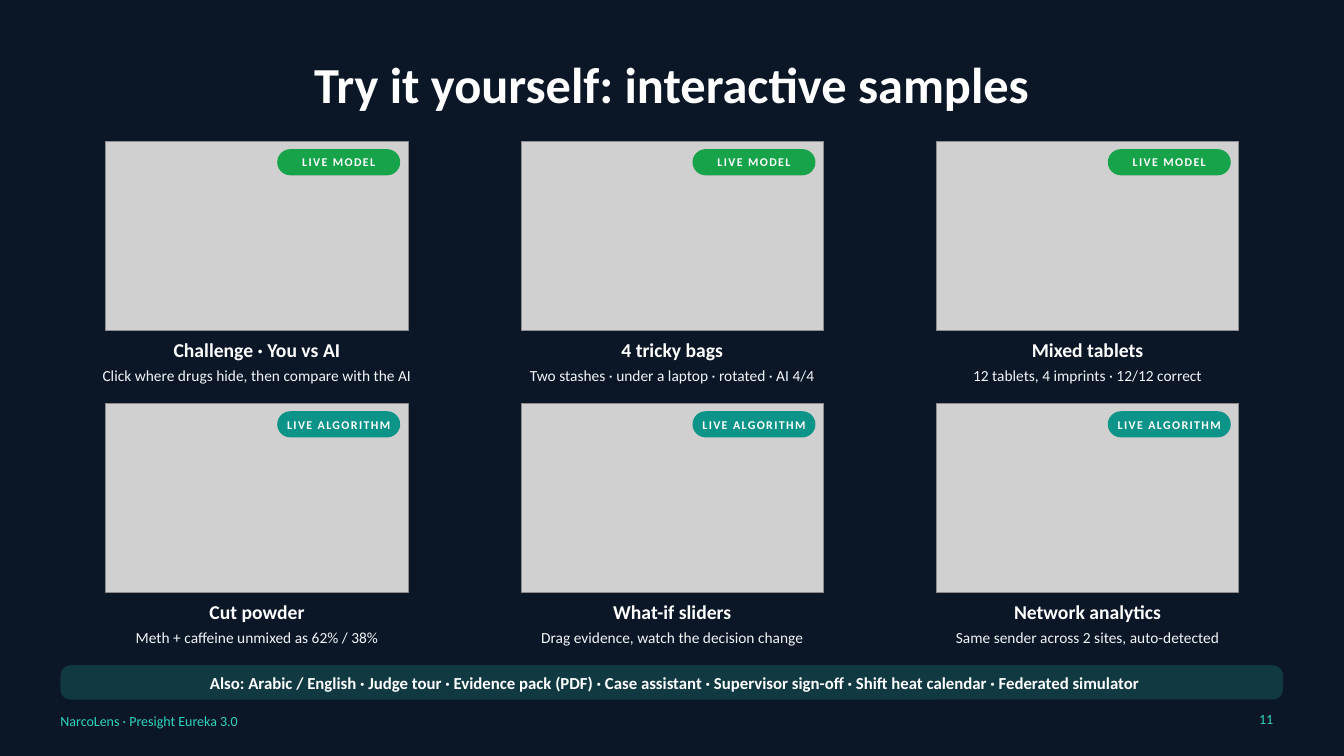
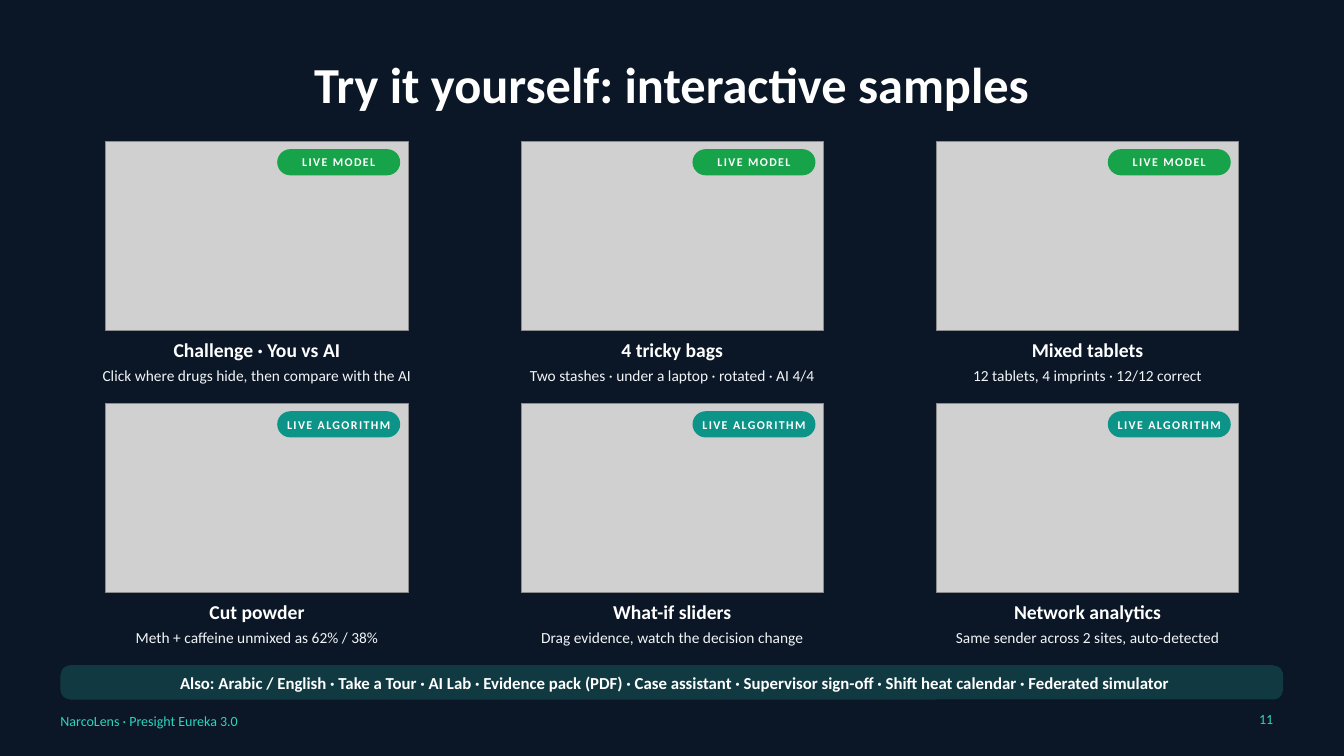
Before and after one commit to riaz-95/ProvisionX, a slide deck: slide 11 of narcolens-pitch-deck.pptx. Drawn at 1344x756 pixels with LibreOffice and Linux fonts; fonts in the diff are those of the drawing; grey boxes stand for pictures. Boxes give left, top, right and bottom in pixels: in the first picture for what was removed or moved away, otherwise in the second. Text is boxed around its words. In the diff, an @@ line names an element or a change of style, - is before the commit and + after.

```diff
--- a/narcolens-pitch-deck.pptx
+++ b/narcolens-pitch-deck.pptx
@@ text at [180, 676, 1168, 692]: text changed @@
-Also: Arabic / English · Judge tour · Evidence pack (PDF) · Case assistant · Supervisor sign-off · Shift heat calendar · Federated simulator
+Also: Arabic / English · Take a Tour · AI Lab · Evidence pack (PDF) · Case assistant · Supervisor sign-off · Shift heat calendar · Federated simulator
```
Also in this commit, not shown: 15 other files.
